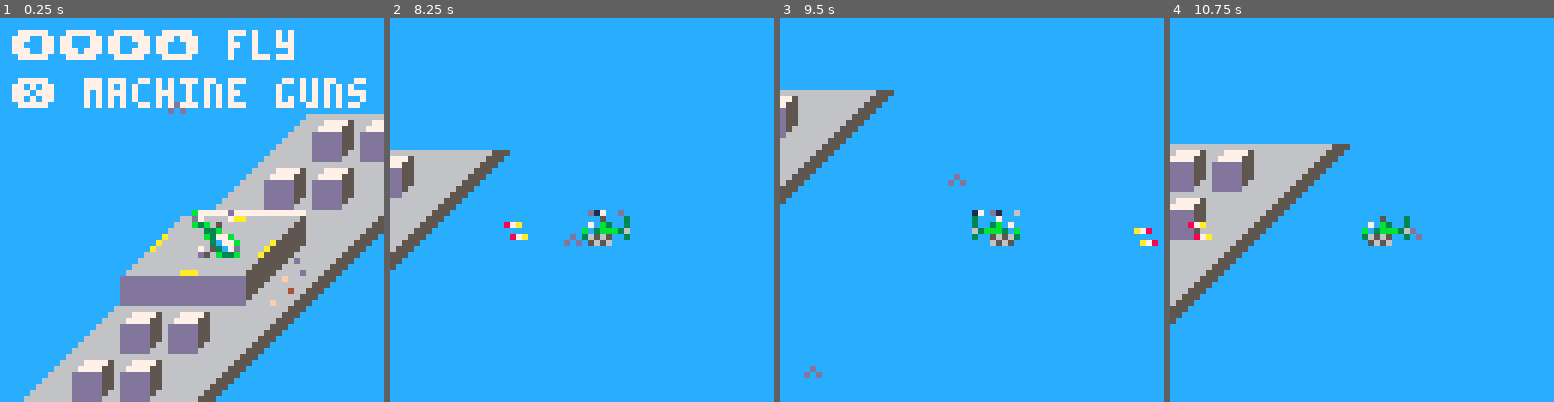
Above: before the commit, frames 1-4 (left to right).
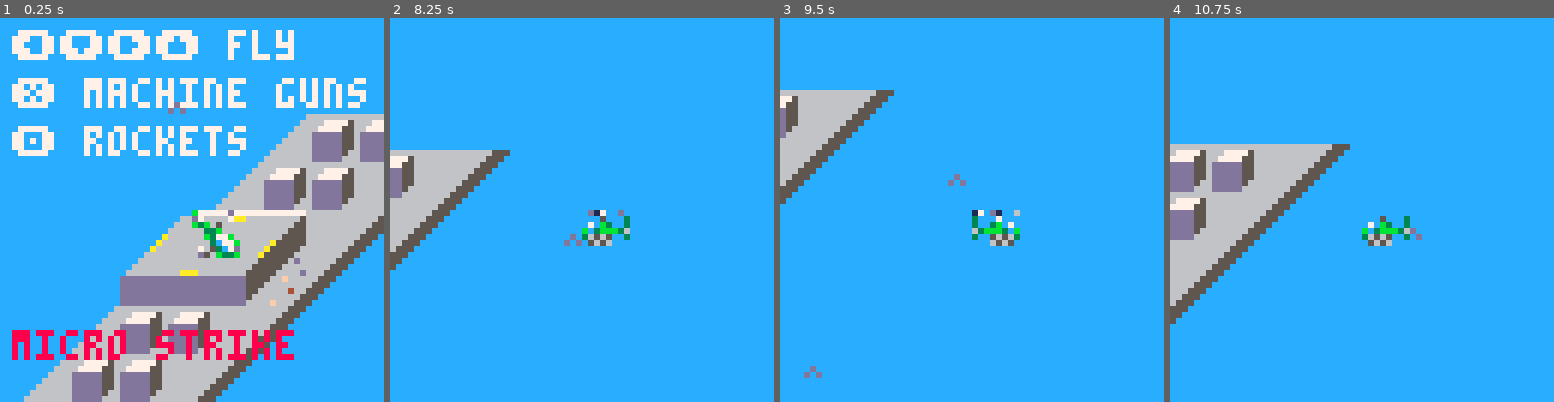
Above: after the commit, the same moments.

Repository: gorebang/64jam
Game: PICO-8 cartridge 64jam.p8
Two runs of this game, one before a commit and one after it. Both use one fixed random seed, a clock stepped at 60 frames per second and the inputs below.
Inputs:
- Up to frame 1 (0.25 s): no input
- Up to frame 2 (8.25 s): tap X (X key) at 0.33, 1.07, 1.85, 2.97, 4.08, 5.2, 6.32, 7.43 s; tap O (Z key) at 0.7, 1.7, 2.1, 2.5, 2.9, 3.3, 3.7, 4.1, 4.5, 4.9, 5.3, 5.7, 6.1, 6.5, 6.9, 7.3, 7.7, 8.1 s; hold Right 1.6-2.1 s; hold Up 2.15-2.42 s; hold Right 2.47-3.03 s; hold Left 3.08-3.58 s; hold Down 3.63-3.97 s; hold Right 4.02-4.68 s; hold Up 4.73-5.03 s; hold Left 5.08-5.68 s; hold Down 5.73-6.03 s; hold Right 6.08-6.58 s; hold Right 6.63-7.13 s; hold Up 7.18-7.45 s; hold Right 7.5-8.07 s; hold Left from 8.12 s (still down)
- Up to frame 3 (9.5 s): tap O (Z key) at 8.5, 8.9, 9.3 s; tap X (X key) at 8.55 s; release Left at 8.62 s; hold Down 8.67-9 s; hold Right from 9.05 s (still down)
- Up to frame 4 (10.75 s): tap X (X key) at 9.67 s; tap O (Z key) at 9.7, 10.1, 10.5 s; release Right at 9.72 s; hold Up 9.77-10.07 s; hold Left 10.12-10.72 s

The runs differ from the first frame. In frame 1, 4.7% of the frame differs, in the area x 3-77%, y 28-90%; in frame 2, 0.1%; in frame 3, 0.1%; in frame 4, 0.1%.

Commit message:
Made Tanks etc (art only)

Diff:
--- a/64jam.p8
+++ b/64jam.p8
@@ -15,7 +15,7 @@
 rockets = {}
 bullets = {}
 
-started= false
+started=false
 
 function _init()
  poke(0x5f2c,3)
@@ -115,11 +115,12 @@
 		r.x += r.dx
 		r.y += r.dy
 
-		if r.x < player.x - 38
-			or r.x > player.x + 38
-			or r.y < player.y - 38
-			or r.y > player.y + 38
+		if r.x < player.x - 28
+			or r.x > player.x + 28
+			or r.y < player.y - 28
+			or r.y > player.y + 28
 		then
+			sfx(3)
 			del(rockets,r)
 		end
 	end
@@ -130,6 +131,7 @@
 		local x = 0
 		local y = 0
 		local speed = 6
+		sfx(2)
 
 		if player.dir == 12 or player.dir == 10 or player.dir == 1 then
 			y = -speed
@@ -154,7 +156,7 @@
 			dy = y
 		}
 		add(rockets, r)
-	--	player.rockets -=1
+		player.rockets -=1
 	end
 end
 
@@ -230,6 +232,9 @@
 	if started == false then
 		print ("⬅️⬇️➡️⬆️ fly", player.x -30, player.y - 30, 7)
 		print ("❎ machine guns", player.x -30, player.y - 22, 7)
+		print ("🅾️ rockets", player.x -30, player.y - 14, 7)
+		print ("micro strike", player.x -30, player.y + 20, 8)
+
 	end
 
 	if (player.x <= -30 or player.x >= 1040 or player.y <= -30 or player.y >= 540) then
@@ -443,144 +448,144 @@
 0a0a2e09090909090909090909090909090909090909090909090909090909090909090909090909090909090909090909090909090909090909090909090909090909090909090909090909090a0a0a0a0a0a0a0a0908090d0e0b090b090b0f0d0e09090909090909090909090909090909090909090909090909090909090a
 0a2e0909090909090909090909090909090909090909090909090909090909090909090909090909090909090909090909090909090909090909090909090909090909090909090909090909090a0a0a0a0a0a0a0a09090d0e0b0b0b0b0b0b0d0e0b09090909090909090909090909090909090909090909090909090909093e
 0a0909090909090909090909090909090909090909090909090909090909090909090909090909090909090909090909090909090909090909090909090909090909090909090909090909093b2c2c2c2c2c2c2c2c1e1e1d1e1d1d1d1d1d1d1d380e0f0909090909090909090909090909090909090909090909090909090909
-0a0909090909090909090909090909090909090909090909090909090909090909090909090909090909090909090909090909090909090909090909090909090909090909090909090909090a0a0a0a0a0a0a0a0a090909090909090909090d0e090909091f090909090909090909090909090909090909090909090909092d
-0a0909090909090909090909090909090909090909090909090909090909090909090909090909090909090909090909090909090909090909090909090909090909090909090909090909090a0a0a0a0a0a0a0a0a3d0909090909090909091d1e1e1e1e1e1e1e0909090909090909090909090909090909090909090909090a
-0a0909090909090909090909090909090909090909090909090909090909090909090909090909090909090909090909090909090909090909090909090909090909090909090909090909090a0a0a0a0a0a0a0a0a0a3d0909090909090909090909090909090909090909090909090909090909090909090909090909092d0a
-0a0909090909090909090909090909090909090909090909090909090909090909090909090909090909090909090909090909090909090909090909090909090909090909090909090909090a0a0a0a0a0a0a0a2e090909090909090909090909090909090909090909090909090909090909090909090909090909092d0a0a
-0a3d09090909090909090909090909090909090909090909090909090909090909090909090909090909090909090909090909090909090909090909090909090909090909090909090909090a0a0a0a0a0a0a2e2d0a2e09090909090909090909090909090909090909090909090909090909090909090909090909090a0a0a
-0a0a09090909090909090909090909090909090909090909090909090909090909090909090909090909090909090909090909090909090909090909090909090909090909090909090909090a0a0a0a0a0a0a0a0a2e0909090909090909090909090909090909090909090909090909090909090909090909090909090a0a0a
-0a2e090909090909090909090909090909090909090909090909090909090909090909090909090909090909090909090909090909090909090909090909090909090909090909090909090a0a0a0a0a0a0a0a0a0a090909090909090909090909090909090909090909090909090909090909090909090909090909090a0a0a
-0a09090909090909090909090909090909090909090909090909090909090909090909090909090909090909090909090909090909090909090909090909090909090909090909090909090a0a0a0a0a0a0a0a0a0a090809090909090909090909090909090909090909090909090909090909090909090909090909090a0a0a
-0a3d090909090909090909090909090909090909090909090909090909090909090909090909090909090909090909090909090909090909090909090909090909090909090909090909090a0a0a0a0a0a0a0a0a0a090909090909090909090909090909090909090909090909090909090909090909090909090909090a0a0a
-0a0a2e0909090909090909090909090909090909090909090909090909090909090909090909090909090909090909090909090909090909090909090909090909090909090909090909090a0a0a0a0a0a0a0a0a0a3d09090909090909090909090909090909090909090909090909090909090909090909090909092d0a0a0a
-0a2e090909090909090909090909090909090909090909090909090909090909090909090909090909090909090909090909090909090909090909090909090909090909090909090909090a0a0a0a0a0a0a0a0a0a0a3d090909090909090909090909090909090909090909090909090909090909090909090909090a0a0a0a
-…(130 lines of a section not shown)…
+0a0909090909090909090909090909090909090909090909090909090909090909090909090909090909090909090909090909090909090909090909090909090909090909090909090909090a0a0a0a0a0a0a0a0a090909090908090909090d0e090909091f090909090909090909090909090909090909090909090909092d
+0a0909090909090909090909090909090909090909090909090909090909090909090909090909090909090909090909090909090909090909090909090909090909090909090909090909090a0a0a0a0a0a0a0a0a3d0909090808080808091d1e1e1e1e1e1e1e1e1e1e1e38090909090909090909090909090909090909090a
+0a0909090909090909090909090909090909090909090909090909090909090909090909090909090909090909090909090909090909090909090909090909090909090909090909090909090a0a0a0a0a0a0a0a0a0a3d090808080808080809090909090809090909090d0e0f09090909090909090909090909090909092d0a
+0a0909090909090909090909090909090909090909090909090909090909090909090909090909090909090909090909090909090909090909090909090909090909090909090909090909090a0a0a0a0a0a0a0a2e09090908080808080808090909090909090909090d0e0909090909090909090909090909090909092d0a0a
+0a3d09090909090909090909090909090909090909090909090909090909090909090909090909090909090909090909090909090909090909090909090909090909090909090909090909090a0a0a0a0a0a0a2e2d0a2e09080808080809090909090909090909090d0e0f0909090909080909090909090909090909090a0a0a
+0a0a09090909090909090909090909090909090909090909090909090909090909090909090909090909090909090909090909090909090909090909090909090909090909090909090909090a0a0a0a0a0a0a0a0a2e09090808080909090909090909090909090d0e09090909090909090909090909090909090909090a0a0a
+0a2e090909090909090909090909090909090909090909090909090909090909090909090909090909090909090909090909090909090909090909090909090909090909090909090909092d0a0a0a0a0a0a0a0a0a090909090909091f090909091f090909090d0e0f09090809090909090909090909090909090909090a0a0a
+0a09090909090909090909090909090909090909090909090909090909090909090909090909090909090909090909090909090909090909090909090909090909090909090909090909090a0a0a0a0a0a0a0a0a0a090809090909090909090909090909090d0e0909090909090909090909090909090b0d09090909090a0a0a
+0a3d090909090909090909090909090909090909090909090909090909090909090909090909090909090909090909090909090909090909090909090909090909090909090909090909090a0a0a0a0a0a0a0a0a0a0909090909090909090909090909090d0e0f090f090f090f090f090f090f090d381e0e0d090909090a0a0a
+0a0a2e0909090909090909090909090909090909090909090909090909090909090909090909090909090909090909090909090909090909090909090909090909090909090909090909090a0a0a0a0a0a0a0a0a0a3d090909095909095909090909091d1d1d1e1e1e1e1e1e1e1e1e1e1e1e1e381d1d1e380e0909092d0a0a0a
+0a2e090909090909090909090909090909090909090909090909090909090909090909090909090909090909090909090909090909090909090909090909090909090909090909090909090a0a0a0a0a0a0a0a0a0a0a3d0909090909090909090909090909090909090909090909090909090d0e0f09390e090909090a0a0a0a
+…(130 lines of a section not shown)…
Not shown, changed: 48 lines of the sprite sheet (__gfx__) section of 64jam.p8
Not shown, changed: the sound effects (__sfx__) section of 64jam.p8
Not shown, changed: test.js
